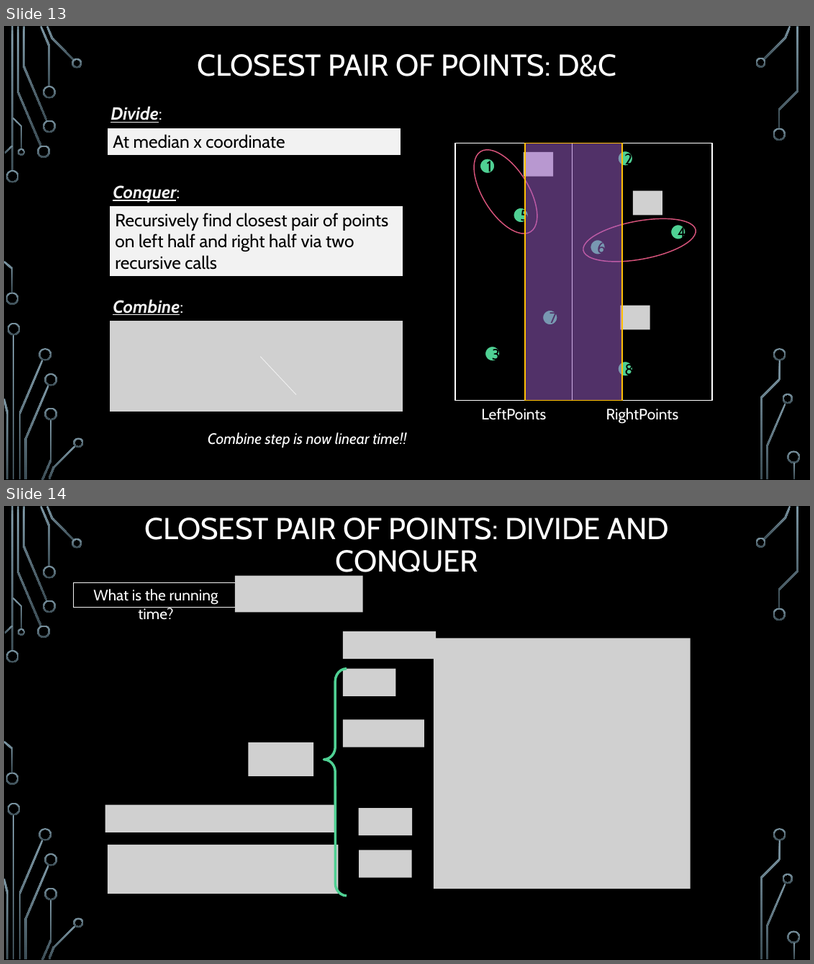
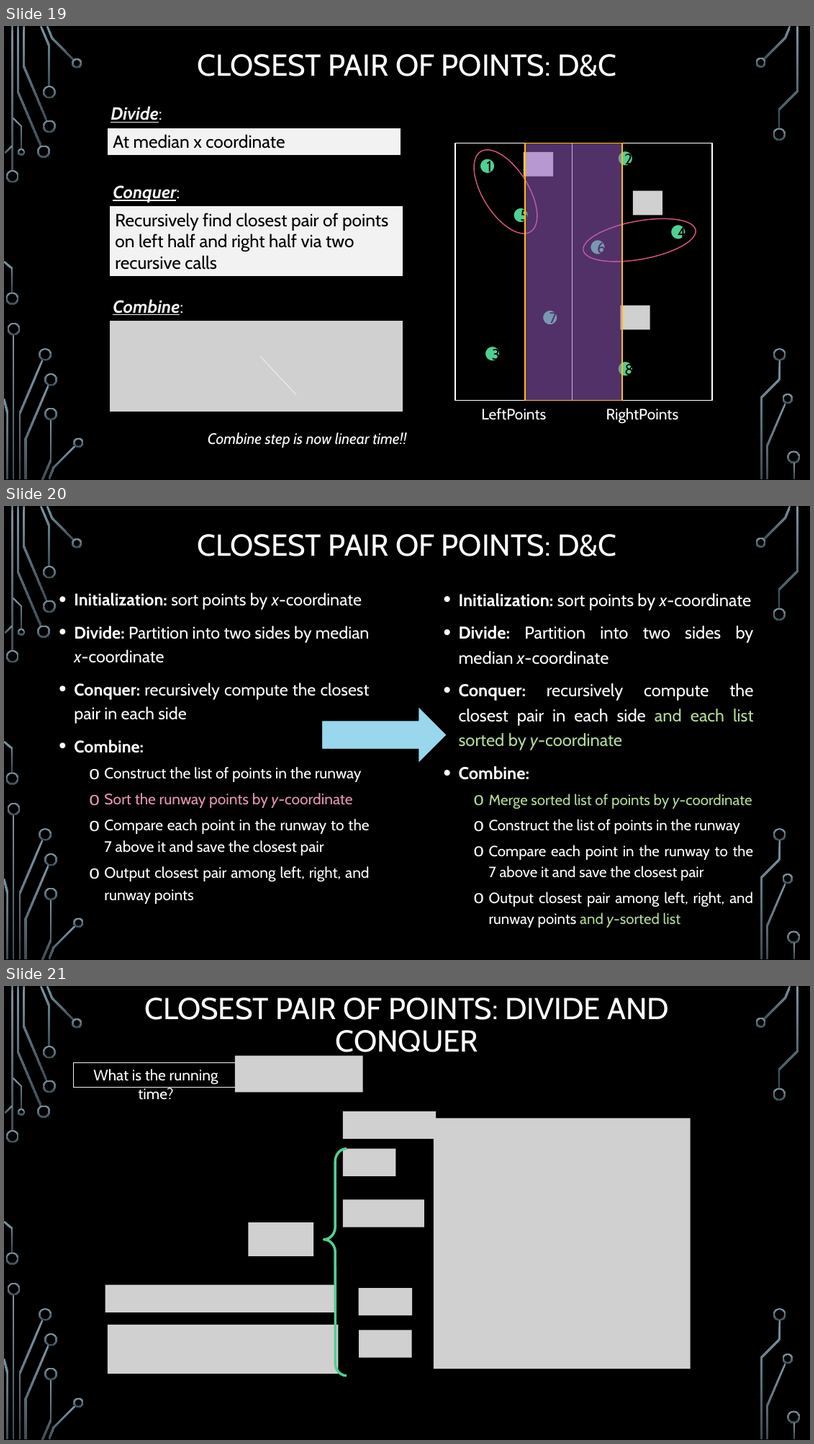
Before and after one commit to markfloryan/dsa2, a slide deck: slides/03-4-ClosestPair.pptx. Shown one above the other, each under a label of ours: slides 13 and 14 before the commit, slides 19, 20 and 21 after it. The pictures are 814x964 and 814x1444 pixels, drawn with LibreOffice and Linux fonts; fonts in the diff are those of the drawing; grey boxes stand for pictures; background and template pictures are left out. Boxes give left, top, right and bottom in pixels: in the first picture for what was removed or moved away, otherwise in the second. Text is boxed around its words. In the diff, an @@ line names an element or a change of style, - is before the commit and + after.

```diff
--- a/slides/03-4-ClosestPair.pptx
+++ b/slides/03-4-ClosestPair.pptx
@@ slide 20 added at [4,506,810,960], background picture (left out); not listed: 36 template elements that a slide beside it also shows @@
@@ text added at [197,534,617,556], 36 pt, text #FFFFFF @@
+CLOSEST PAIR OF POINTS: D&C
@@ text added at [74,592,370,903], 18 pt, text #FFFFFF @@
+• Initialization: sort points by x-coordinate
+• Divide: Partition into two sides by median x-coordinate
+• Conquer: recursively compute the closest pair in each side
+• Combine:
+  o Construct the list of points in the runway
+  o Sort the runway points by y-coordinate
+  o Compare each point in the runway to the 7 above it and save the closest pair
+  o Output closest pair among left, right, and runway points
@@ text added at [459,593,754,927], 17.6 pt, text #FFFFFF @@
+• Initialization: sort points by x-coordinate
+• Divide: Partition into two sides by median x-coordinate
+• Conquer: recursively compute the closest pair in each side and each list sorted by y-coordinate
+• Combine:
+  o Merge sorted list of points by y-coordinate
+  o Construct the list of points in the runway
+  o Compare each point in the runway to the 7 above it and save the closest pair
+  o Output closest pair among left, right, and runway points and y-sorted list
@@ right arrow added at [322,706,448,764], fill #98D7EC, outline #000000 1.25 pt @@
@@ what was slide 13 is now slide 19 @@
@@ what was slide 14 is now slide 21 @@
```
Also in this commit, not shown: 2 slides changed, 6 other slides added, 11 other files.
